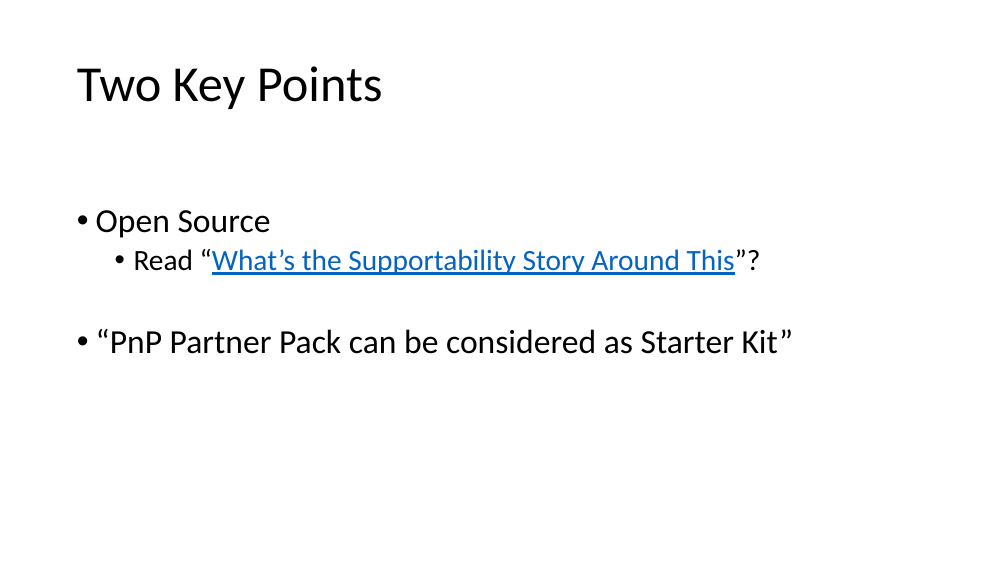
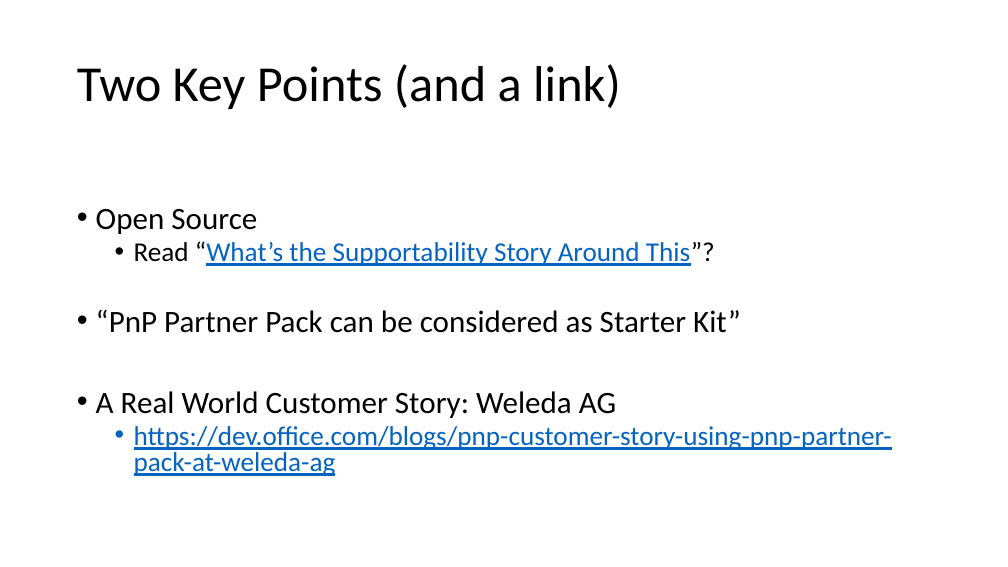
Before and after one commit to HiltonGiesenow/MSCommunityDay, a slide deck: slide 17 of 2018/Site Creation/Slides/Improved Site Creation, Governance & Self Service.pptx (slide 14 before the commit). Drawn at 1008x567 pixels with LibreOffice and Linux fonts; fonts in the diff are those of the drawing. Boxes give left, top, right and bottom in pixels: in the first picture for what was removed or moved away, otherwise in the second. Text is boxed around its words. In the diff, an @@ line names an element or a change of style, - is before the commit and + after.

```diff
--- a/2018/Site Creation/Slides/Improved Site Creation, Governance & Self Service.pptx
+++ b/2018/Site Creation/Slides/Improved Site Creation, Governance & Self Service.pptx
@@ title at [77,64,621,109]: text changed @@
-Two Key Points
+Two Key Points (and a link)
@@ text at [96,209,741,333]: size 32 to 29.6 pt in "Open Source", "“PnP Partner Pack can be considered as ..."; size 28 to 25.9 pt in "Read “What’s the Supportability Story Around This”?"; line spacing 0.9 to 0.8 @@
@@ text at [96,391,892,476]: paragraphs added @@
+• A Real World Customer Story: Weleda AG
+  • https://dev.office.com/blogs/pnp-customer-story-using-pnp-partner-pack-at-weleda-ag
```
Also in this commit, not shown: 13 other slides changed, 7 slides added, 2 slides removed, 2 other files.
